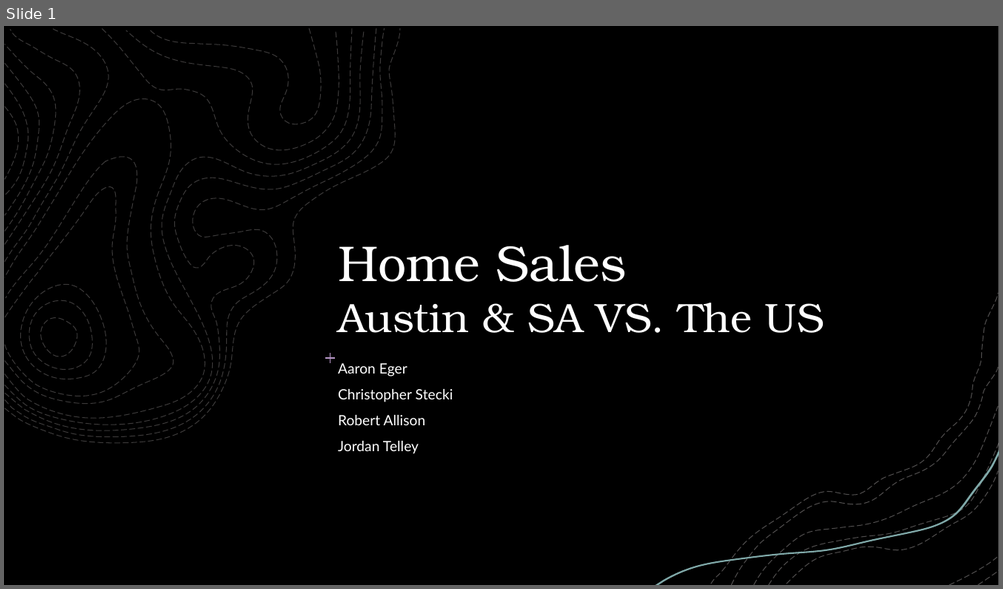
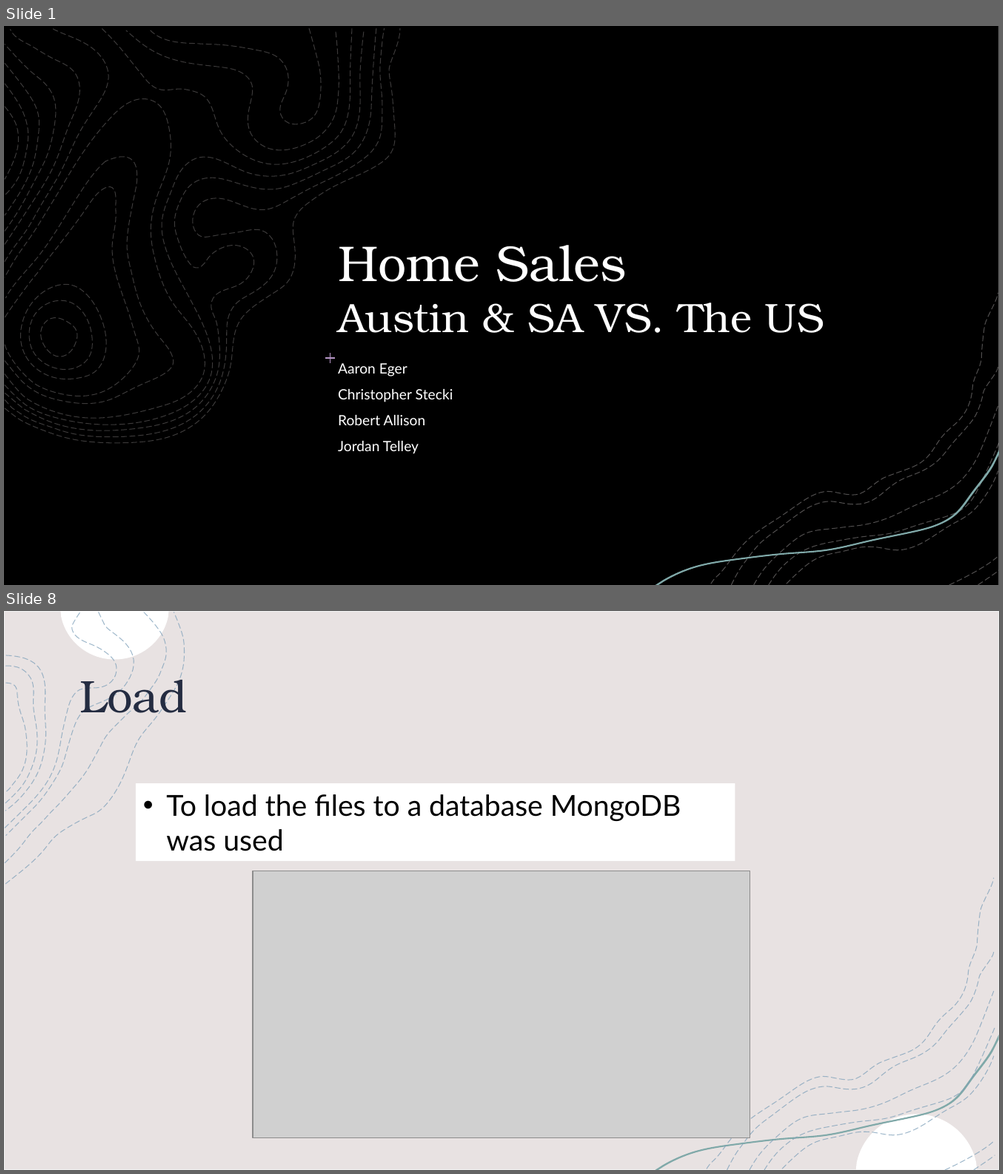
Before and after one commit to jtell32/Project-2, a slide deck: Project 2 (Group 4).pptx. Shown one above the other, each under a label of ours: slide 1 before the commit, slides 1 and 8 after it; the slides between them are not shown. The pictures are 1003x589 and 1003x1174 pixels, drawn with LibreOffice and Linux fonts; fonts in the diff are those of the drawing; grey boxes stand for pictures; background and template pictures are left out; a plain dark background stands for a picture behind light text. Boxes give left, top, right and bottom in pixels: in the first picture for what was removed or moved away, otherwise in the second. Text is boxed around its words. In the diff, an @@ line names an element or a change of style, - is before the commit and + after.

```diff
--- a/Project 2 (Group 4).pptx
+++ b/Project 2 (Group 4).pptx
@@ slide 8 added at bbox=[4, 611, 999, 1170], background picture (left out); not listed: 11 template elements that a slide beside it also shows @@
@@ rectangle added at bbox=[4, 611, 999, 1170], fill #E8E2E2, outline #F2F2F2 1 pt @@
@@ title added at bbox=[79, 670, 187, 723], 44 pt, text #242C41 @@
+Load
@@ group added at bbox=[5, 612, 185, 884]: 4 freeform shapes @@
@@ rectangle added at bbox=[136, 783, 735, 861], fill #FFFFFF, 28 pt, text #000000 @@
+• To load the files to a database MongoDB was used
@@ picture added at bbox=[253, 871, 750, 1139] @@
@@ freeform shape added at bbox=[707, 878, 994, 1169], outline #7FA1BA 0.75 pt dashed @@
@@ freeform shape added at bbox=[782, 1056, 993, 1169], outline #7FA1BA 0.75 pt dashed @@
```
Also in this commit, not shown: 3 slides changed, 2 other slides added, 3 slides removed.
